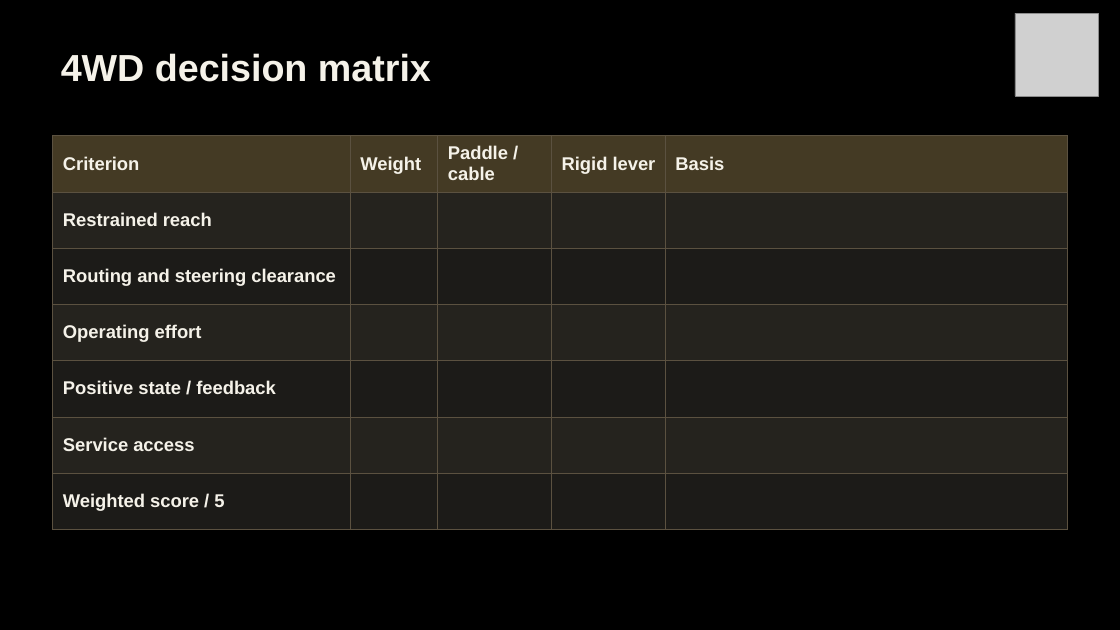
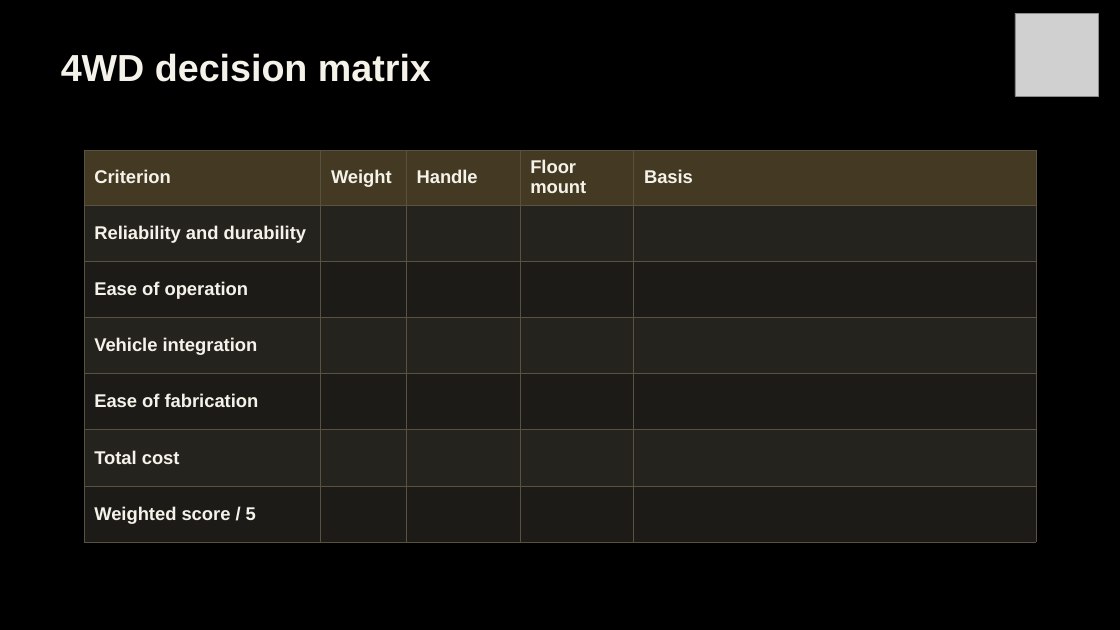
Before and after one commit to Polowater123/Aggie-Baja-Controls-The-A.B.C.-, a slide deck: slide 14 of PDR Draft.pptx (slide 15 before the commit). Drawn at 1120x630 pixels with LibreOffice and Linux fonts; fonts in the diff are those of the drawing; grey boxes stand for pictures. Boxes give left, top, right and bottom in pixels: in the first picture for what was removed or moved away, otherwise in the second. Text is boxed around its words. In the diff, an @@ line names an element or a change of style, - is before the commit and + after.

```diff
--- a/PDR Draft.pptx
+++ b/PDR Draft.pptx
@@ table at (84,150,1036,542) @@
-row 1, column 3: Paddle / cable
+row 1, column 3: Handle
-row 1, column 4: Rigid lever
+row 1, column 4: Floor mount
-row 2, column 1: Restrained reach
+row 2, column 1: Reliability and durability
-row 3, column 1: Routing and steering clearance
+row 3, column 1: Ease of operation
-row 4, column 1: Operating effort
+row 4, column 1: Vehicle integration
-row 5, column 1: Positive state / feedback
+row 5, column 1: Ease of fabrication
-row 6, column 1: Service access
+row 6, column 1: Total cost
@@ table: place and size @@
-table at (52,135,1066,529)
+table at (84,150,1036,542)
```
Also in this commit, not shown: 7 other slides changed, 1 slide added, 6 slides removed.
